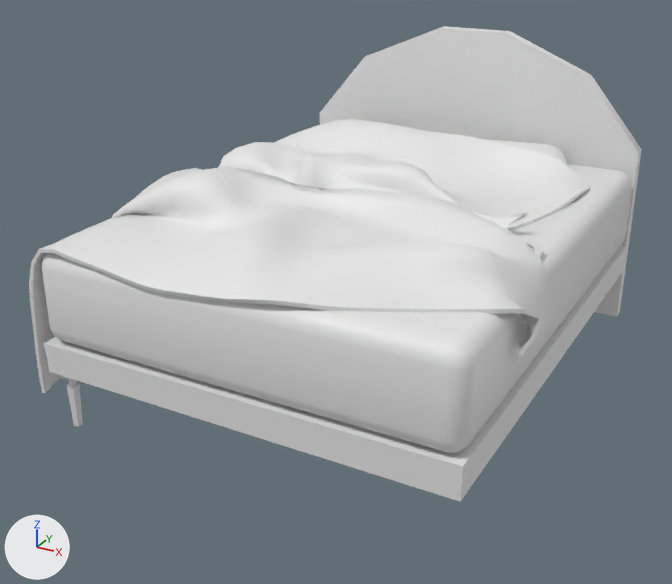
What one commit did to the FBX model RawData/Mod/Mesh_Export/FBX_GameData/Lit_Grand_01.FBX.
The view is the same before and after, from a 50 mm camera at (3.89, -7.84, 4.66) aimed at (-0.28, -0.25, 0.87). The lights are fixed; the arrows at lower left show +X, +Y and +Z. Where no turn or scale is listed for an object, it has been applied to the vertices.

The first picture shows 'Lit_Grand_01'.
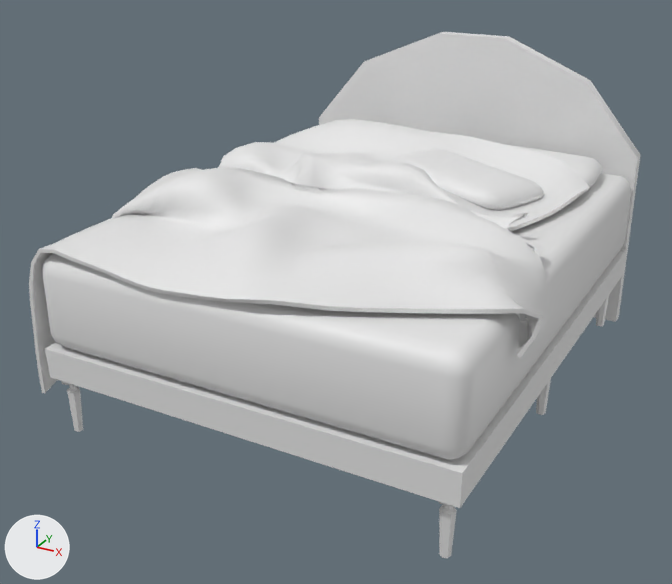
The newer file is also turned or shifted as a whole; pictures and numbers use the older file's frame.

Edits to the bpy script that builds the scene:
```text
Change me_mesh:
    used by ob_lit_grand_01; location = (0.0, 0.0, 0.0)
    remove me_mesh.from_pydata(...)  # 2780 vertices, 5513 faces; spans x -2.75..2.24, y -2.59..2.59, z -0.48..3.13
    add me_mesh.from_pydata(...)  # 3259 vertices, 6403 faces; spans x -2.75..2.24, y -2.59..2.57, z -0.48..3.08
    me_mesh part 1: the loose piece of 112 vertices spanning x -2.0..2.01, y -2.56..2.45, z 0.59..1.79 is moved by (0.0, 0.0, -0.06)
    me_mesh part 2: the loose piece of 209 vertices spanning x -0.17..1.42, y 1.29..2.41, z 1.75..2.0 is turned -15 degrees about the z axis through its middle, then moved by (0.38, 0.03, -0.06)
    me_mesh part 3: the loose piece of 54 vertices spanning x -1.97..-1.76, y -2.51..-2.29, z 0.0..0.81 is moved by (0.0, 0.0, -0.06)
    me_mesh part 4: the loose piece of 18 vertices spanning x -2.0..2.0, y 2.44..2.59, z 0.0..3.13 is moved by (0.0, -0.02, -0.06)
    me_mesh part 5: the loose piece of 54 vertices spanning x -1.97..-1.76, y -2.51..-2.29, z 0.0..0.81 is copied, and the copy is moved by (3.73, 0.0, -0.06); it spans x 1.76..1.96, y -2.51..-2.29, z -0.06..0.75
    me_mesh part 6: the loose piece of 54 vertices spanning x -1.97..-1.76, y -2.51..-2.29, z 0.0..0.81 is copied, and the copy is moved by (3.73, 2.4, -0.06); it spans x 1.76..1.96, y -0.11..0.11, z -0.06..0.75
    me_mesh part 7: the loose piece of 54 vertices spanning x -1.97..-1.76, y -2.51..-2.29, z 0.0..0.81 is copied, and the copy is moved by (3.73, 4.65, -0.06); it spans x 1.76..1.96, y 2.14..2.36, z -0.06..0.75
    me_mesh part 8: a new loose piece of 209 vertices spanning x -0.13..1.45, y 0.14..1.27, z 1.76..2.1
```

Boxes (x1, y1, x2, y2) around the edits, measured in the pictures (672 x 584 px; the box of a moved part takes in the faces that stretch with it):
'Lit_Grand_01', reshaped (10% taller): before (29, 26, 642, 502); after (29, 32, 641, 558)
part 1 of me_mesh, moved or reshaped: before (42, 164, 632, 502); after (42, 173, 631, 508)
part 2 of me_mesh, moved or reshaped: before (483, 139, 567, 165); after (508, 145, 602, 187)
part 3 of me_mesh, moved or reshaped: before (61, 376, 83, 427); after (61, 381, 83, 432)
part 4 of me_mesh, moved or reshaped: before (320, 26, 642, 317); after (319, 32, 641, 322)
part 5 of me_mesh, added: after (438, 501, 457, 558)
part 6 of me_mesh, added: after (536, 379, 551, 415)
part 7 of me_mesh, added: after (596, 296, 609, 326)
part 8 of me_mesh, added: after (392, 149, 544, 210)
